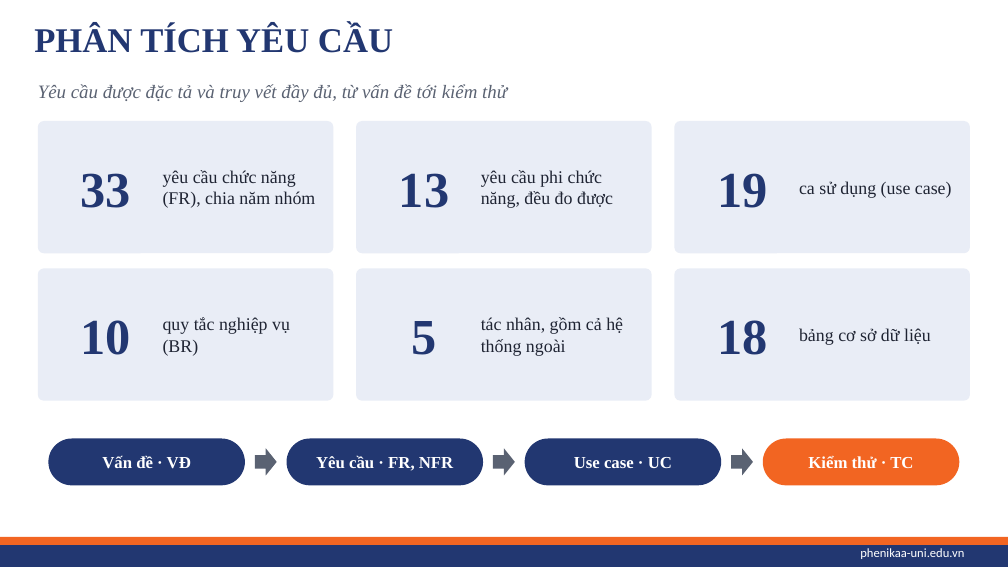
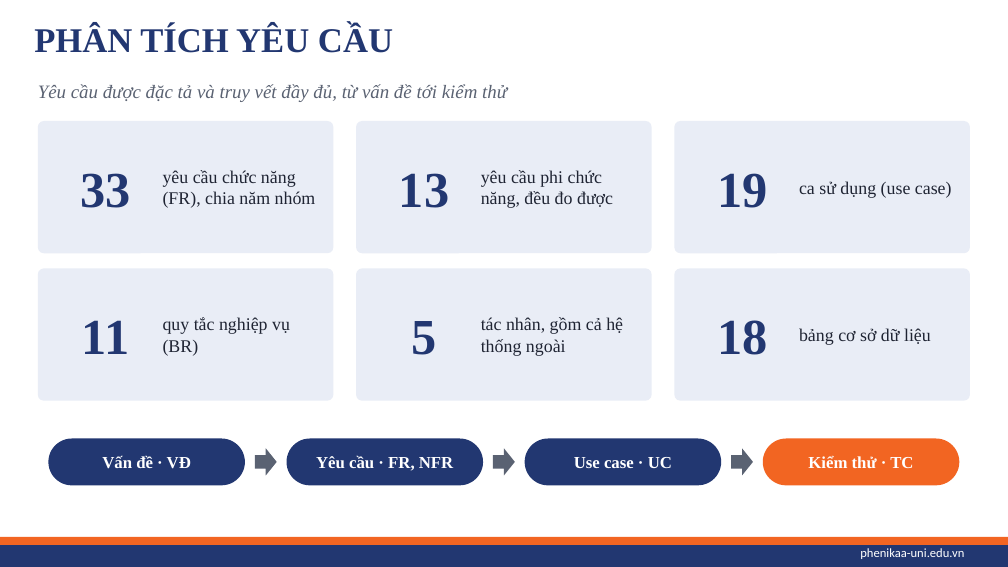
Before and after one commit to GowShrek/Doanchuyenganh_K17_Dnnhat_23010345, a slide deck: slide 8 of BaoCao/SlideThuyetTrinh_FahasaDigital.pptx. Drawn at 1008x567 pixels with LibreOffice and Linux fonts; fonts in the diff are those of the drawing; background and template pictures are left out. Boxes give left, top, right and bottom in pixels: in the first picture for what was removed or moved away, otherwise in the second. Text is boxed around its words. In the diff, an @@ line names an element or a change of style, - is before the commit and + after.

Commit message:
Cập nhật báo cáo và slide theo kết quả kiểm thử cuối 55/55
- Chương 4: lần chạy cuối đạt 55/55 ca; năm lỗi TC-13, 18, 26, 37, 44 ghi rõ cách khắc phục;
  bảng đối chiếu: 32/33 FR đạt (còn FR-03), NFR-06 đạt; cập nhật hạn chế và hướng phát triển
- Chương 2: thêm BR-11 (thời hạn mượn tối đa 30 ngày), cập nhật cột kiểm thử của các use case
- Kết quả kiểm thử chức năng (functional_a, functional_b) của lần chạy cuối
- Slide 8, 14, 16, 18 và ghi chú thuyết trình theo kết quả mới

```diff
--- a/BaoCao/SlideThuyetTrinh_FahasaDigital.pptx
+++ b/BaoCao/SlideThuyetTrinh_FahasaDigital.pptx
@@ text at bbox=[82, 320, 130, 354]: text changed @@
-10
+11
```
Also in this commit, not shown: 3 other slides changed, 6 other files.
